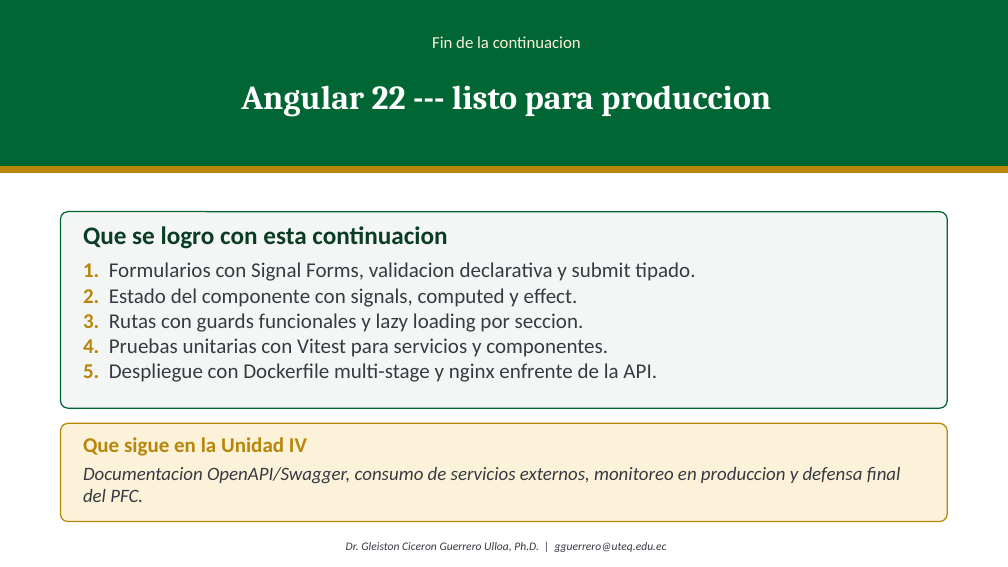
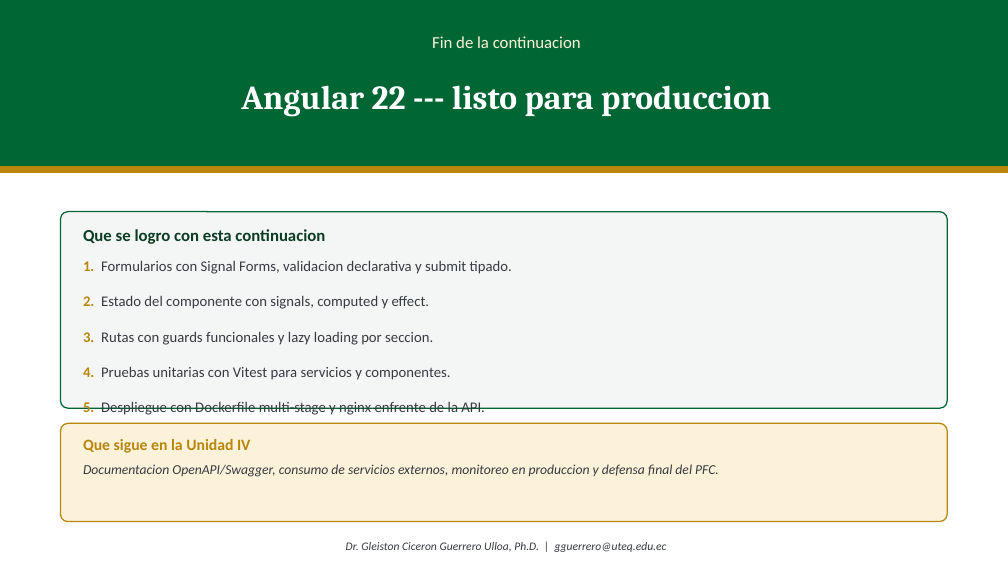
Before and after one commit to gleiston-guerrero/Asignaturas, a slide deck: slide 39 of AplicacionesWeb/Material de clases/Presentaciones/Deck_Angular22_Parte2.pptx (slide 38 before the commit). Drawn at 1008x567 pixels with LibreOffice and Linux fonts; fonts in the diff are those of the drawing. Boxes give left, top, right and bottom in pixels: in the first picture for what was removed or moved away, otherwise in the second. Text is boxed around its words. In the diff, an @@ line names an element or a change of style, - is before the commit and + after.

```diff
--- a/AplicacionesWeb/Material de clases/Presentaciones/Deck_Angular22_Parte2.pptx
+++ b/AplicacionesWeb/Material de clases/Presentaciones/Deck_Angular22_Parte2.pptx
@@ text "Que se logro con esta ..." at <box>83,229,325,244</box>: size 24 to 16 pt @@
@@ text "1. Formularios con Signal Forms, ..." at <box>83,260,512,415</box>: size 20 to 14 pt @@
@@ text "Que sigue en la Unidad ..." at <box>83,439,250,453</box>: size 20 to 15 pt @@
@@ text "Documentacion OpenAPI/Swagger, consumo de servicios ..." at <box>83,464,719,477</box>: size 18 to 13 pt @@
```
Also in this commit, not shown: 30 other slides changed, 1 slide added, 5 other files.
